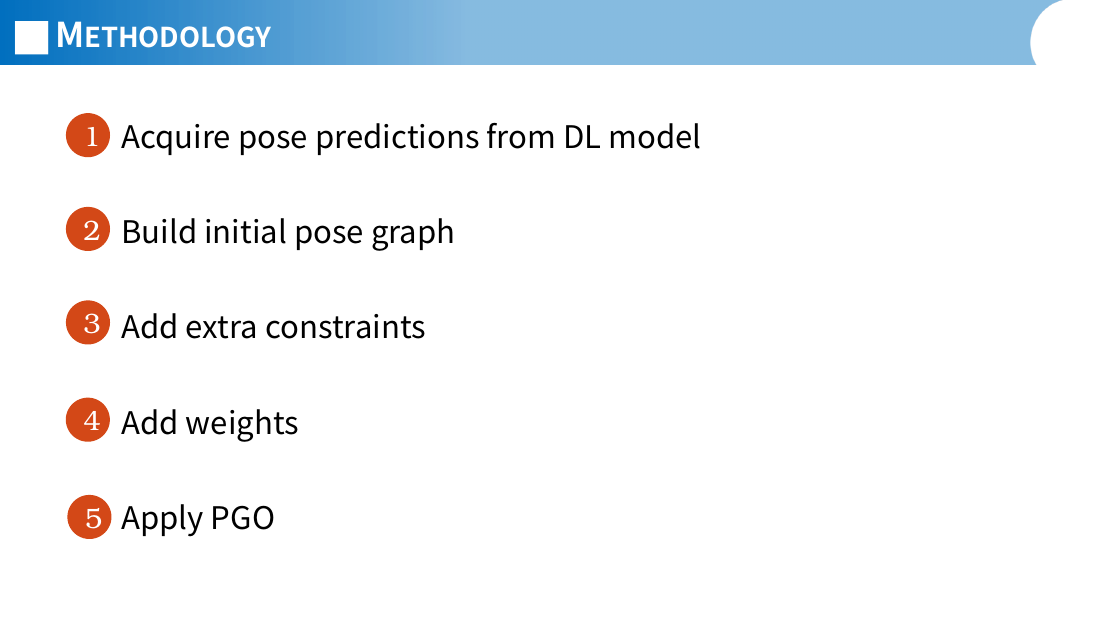
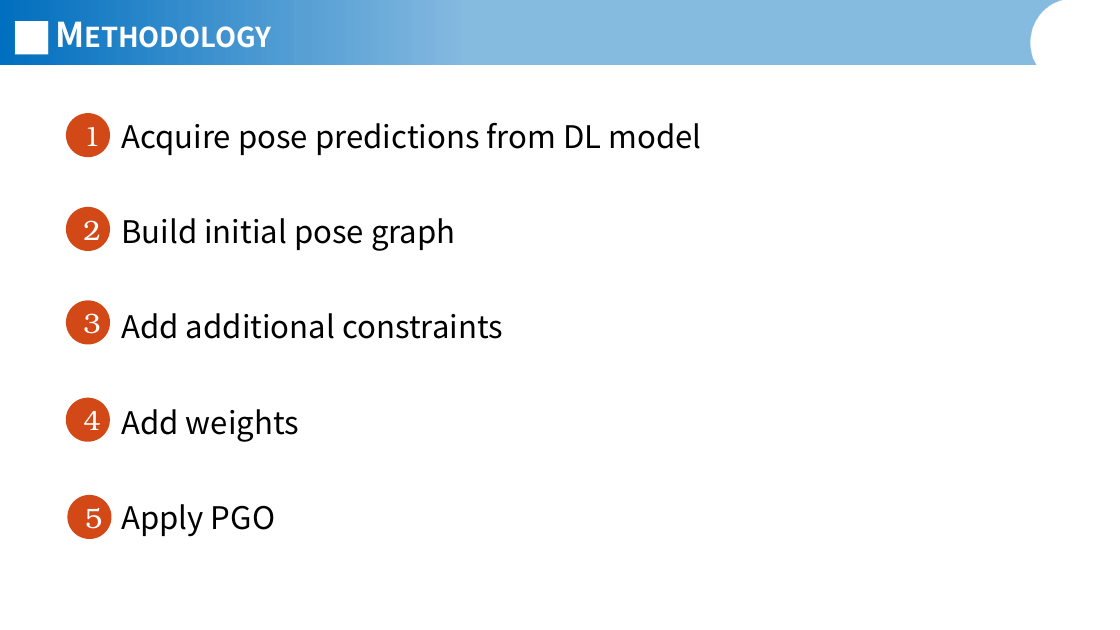
Before and after one commit to JannisIwate/freehand_ur_pgo, a slide deck: slide 7 of documents/Jannis_Meyer_Presentation_11_05_2026.pptx. Drawn at 1120x630 pixels with LibreOffice and Linux fonts; fonts in the diff are those of the drawing; background and template pictures are left out. Boxes give left, top, right and bottom in pixels: in the first picture for what was removed or moved away, otherwise in the second. Text is boxed around its words. In the diff, an @@ line names an element or a change of style, - is before the commit and + after.

```diff
--- a/documents/Jannis_Meyer_Presentation_11_05_2026.pptx
+++ b/documents/Jannis_Meyer_Presentation_11_05_2026.pptx
@@ text at (x1=121, y1=313, x2=503, y2=339): text changed @@
-Add extra constraints
+Add additional constraints
```
Also in this commit, not shown: 2 other slides changed.
